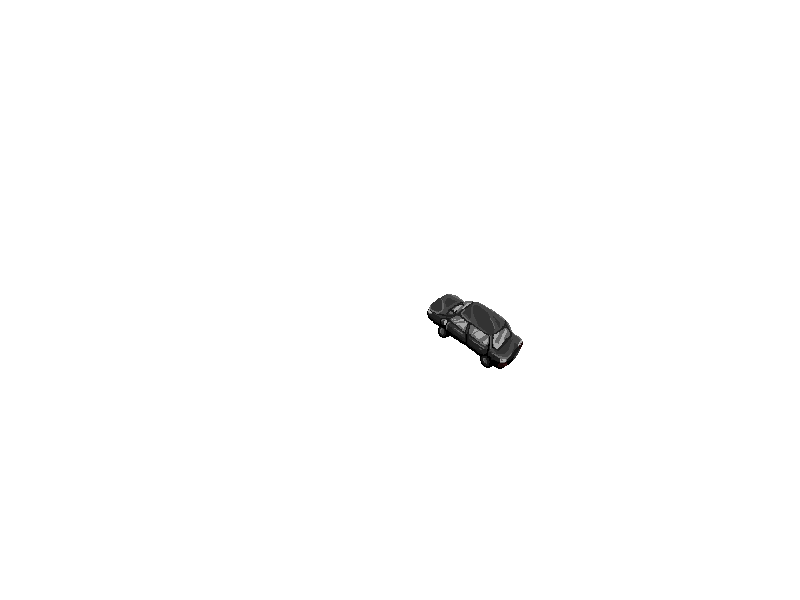
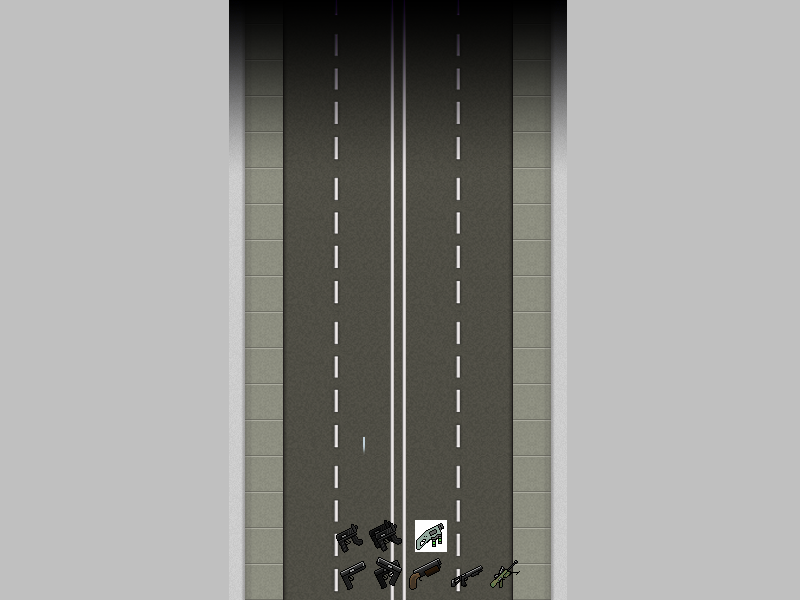
Layer changes from the first 800 × 600 image to the second:
showed group "weapons" (35 layers) over left=333, top=339, right=520, bottom=590
added layer "laser" in group "weapons" over left=416, top=523, right=444, bottom=550
added group "sniper" (1st of 2, in "weapons") with 2 layers in group "weapons" over left=490, top=560, right=520, bottom=588
added layer "sniper" (2nd of 2, in "weapons" › "sniper") in group "sniper" over left=490, top=560, right=520, bottom=588
added group "smg" (1st of 2, in "weapons") with 4 layers in group "weapons" over left=336, top=520, right=402, bottom=553
added layer "smg" (2nd of 2, in "weapons" › "smg") in group "smg" over left=336, top=524, right=363, bottom=553
added layer "smg line" in group "smg" over left=336, top=524, right=363, bottom=553
added layer "dual smg" in group "smg" over left=369, top=520, right=402, bottom=552
added group "shotgun" (1st of 4, in "weapons") with 3 layers in group "weapons" over left=409, top=558, right=442, bottom=590
added layer "shotgun line copy" in group "shotgun" over left=409, top=558, right=442, bottom=590
added layer "shotgun line" in group "shotgun" over left=409, top=558, right=442, bottom=590
added layer "shotgun fill" in group "shotgun" over left=410, top=559, right=441, bottom=589
added group "pistol" (1st of 2, in "weapons") with 3 layers in group "weapons" over left=340, top=557, right=402, bottom=590
added layer "dual" in group "pistol" over left=374, top=557, right=402, bottom=589
showed "blocker" over left=0, top=0, right=800, bottom=600
showed "top gradient" over left=0, top=0, right=800, bottom=175
showed group "explosion" (7 layers) over left=405, top=239, right=560, bottom=379
hid group "car" (1st of 2) (4 layers) over left=427, top=294, right=523, bottom=369
showed "road full" over left=228, top=0, right=568, bottom=600
showed "grey" over left=0, top=0, right=800, bottom=600
showed "white playable" over left=229, top=0, right=567, bottom=600
…and 10 more changes (10 added)
